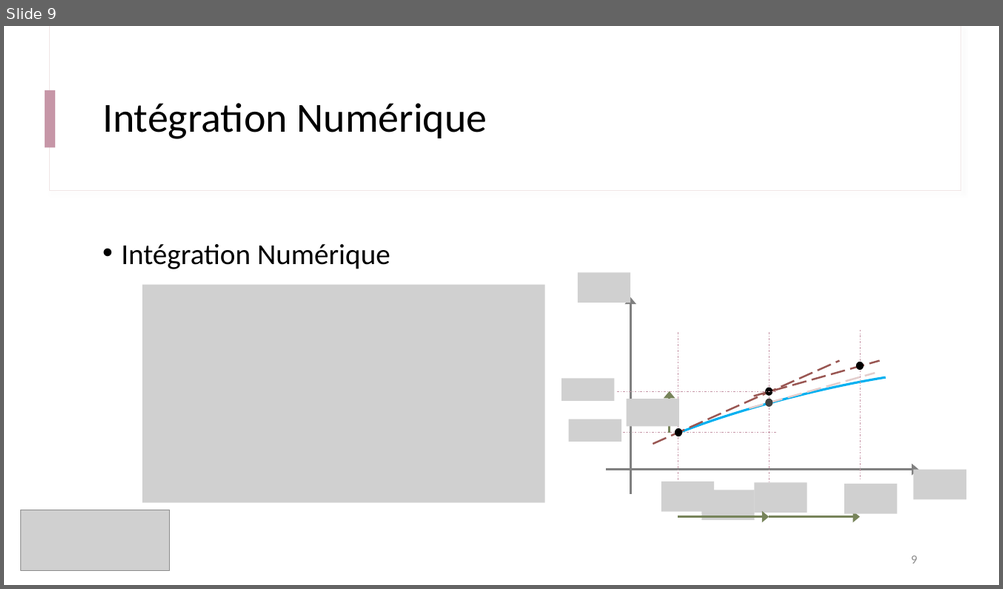
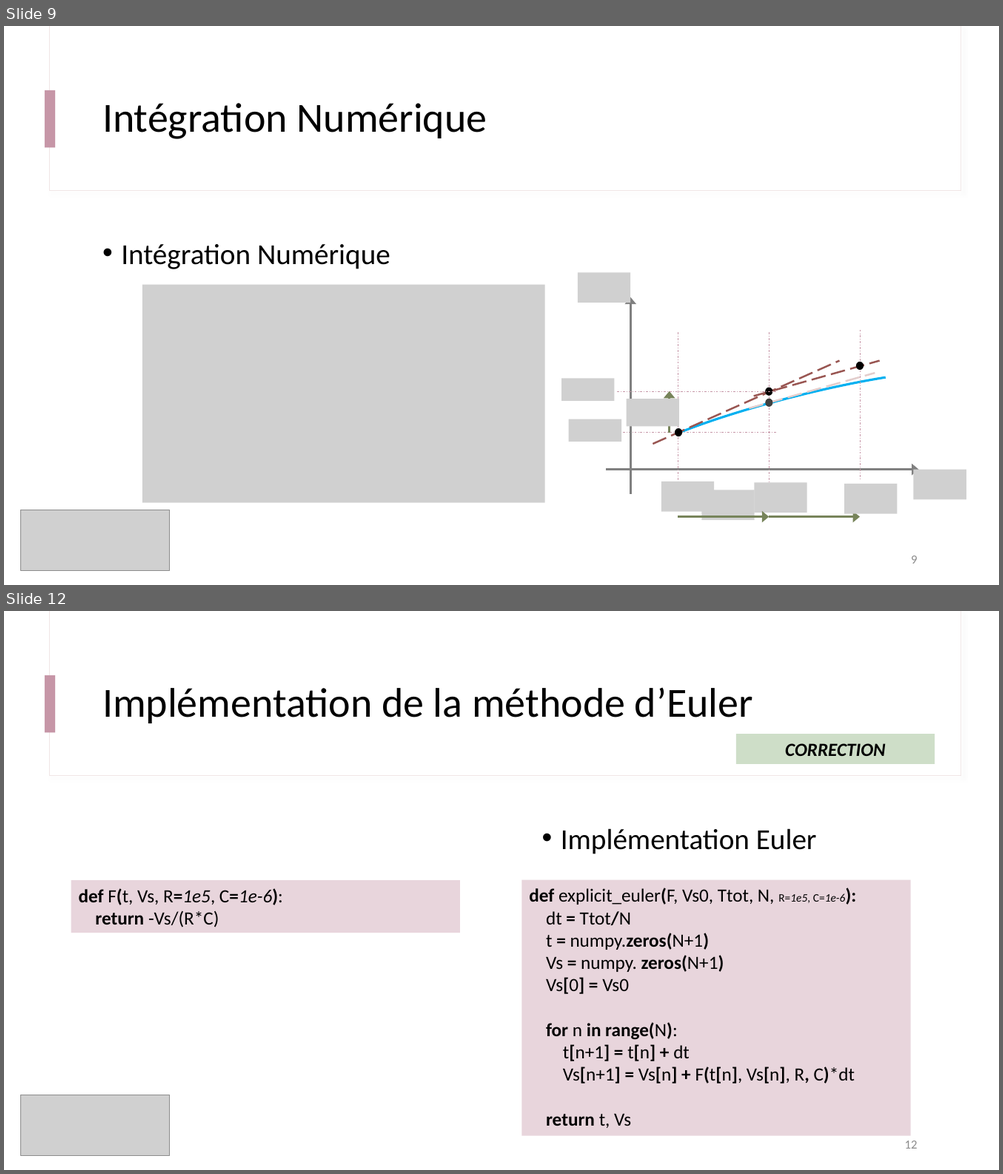
Before and after one commit to IOGS-Digital-Methods/semester-5, a slide deck: s5_outils_numeriques/b1_outils_numeriques/seance2_equation_diff/B1_4_b_Approche_Euler.pptx. Shown one above the other, each under a label of ours: slide 9 before the commit, slides 9 and 12 after it; the slides between them are not shown. The pictures are 1003x589 and 1003x1174 pixels, drawn with LibreOffice and Linux fonts; fonts in the diff are those of the drawing; grey boxes stand for pictures. Boxes give left, top, right and bottom in pixels: in the first picture for what was removed or moved away, otherwise in the second. Text is boxed around its words. In the diff, an @@ line names an element or a change of style, - is before the commit and + after.

Commit message:
Updating Euler Method (part 1)

```diff
--- a/s5_outils_numeriques/b1_outils_numeriques/seance2_equation_diff/B1_4_b_Approche_Euler.pptx
+++ b/s5_outils_numeriques/b1_outils_numeriques/seance2_equation_diff/B1_4_b_Approche_Euler.pptx
@@ slide 12 added at (4, 611, 999, 1170), background #FFFFFF; not listed: 3 template elements that a slide beside it also shows @@
@@ title added at (102, 687, 753, 723), 40 pt, text #000000 @@
+Implémentation de la méthode d’Euler
@@ rectangle added at (736, 734, 934, 764), fill #CEDEC8, 18 pt, text #000000, bold, italic @@
+CORRECTION
@@ text added at (560, 829, 817, 854), 28 pt, text #000000 @@
+• Implémentation Euler
@@ rectangle added at (71, 880, 460, 934), fill #E8D5DC, 18 pt, text #000000 @@
+def F(t, Vs, R=1e5, C=1e-6):
+return -Vs/(R*C)
@@ rectangle added at (522, 880, 910, 1136), fill #E8D5DC, 18 pt, text #000000 @@
+def explicit_euler(F, Vs0, Ttot, N, R=1e5, C=1e-6):
+dt = Ttot/N
+t = numpy.zeros(N+1)
+Vs = numpy. zeros(N+1)
+Vs[0] = Vs0
+for n in range(N):
+t[n+1] = t[n] + dt
+Vs[n+1] = Vs[n] + F(t[n], Vs[n], R, C)*dt
+return t, Vs
@@ picture added at (20, 1095, 170, 1156) @@
@@ page number added at (905, 1141, 917, 1149), 12 pt, text #8C8C8C @@
+12
```
Also in this commit, not shown: 3 slides changed, 9 other slides added, 2 slides removed, 1 other file.
